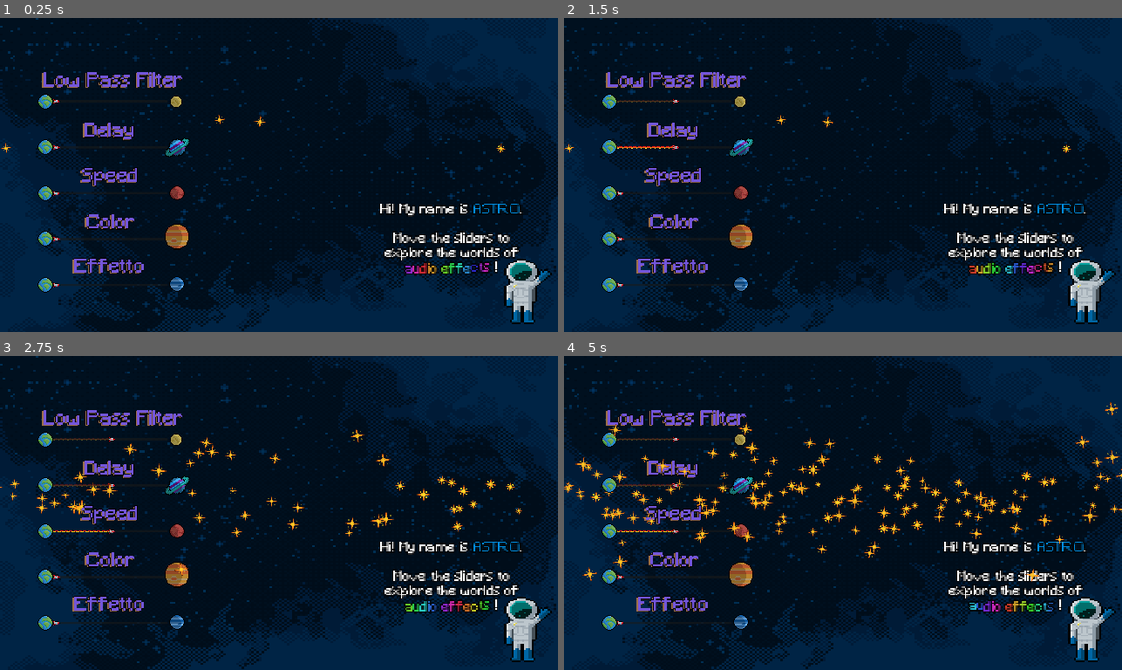
Above: before the commit, frames 1-4 (two rows, left to right).
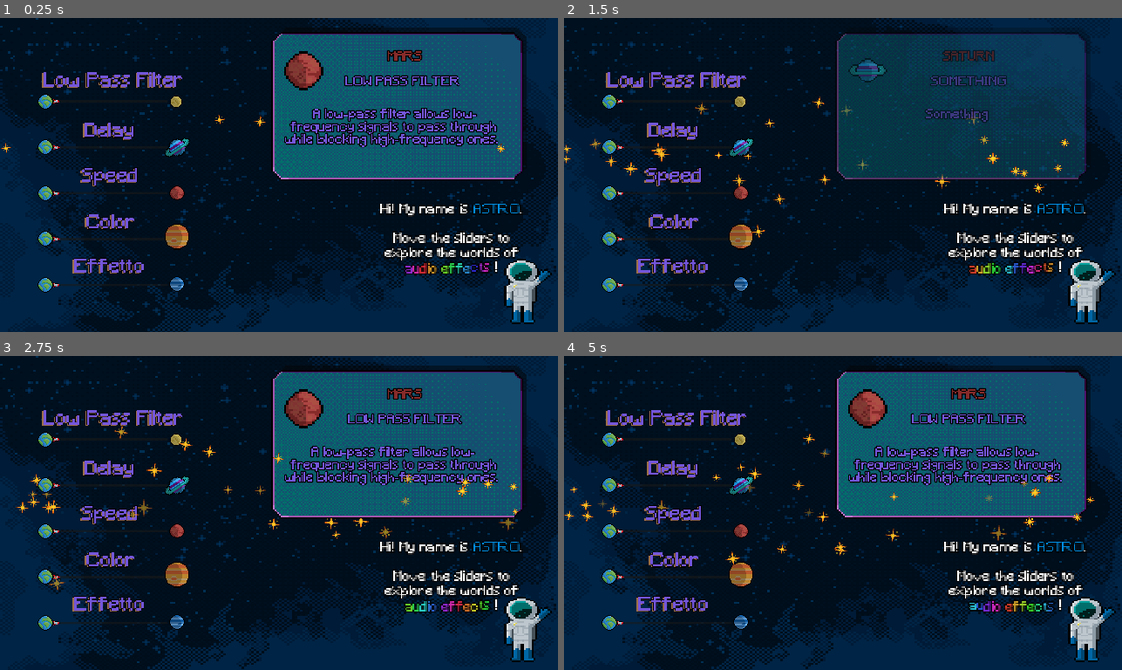
Above: after the commit, the same moments.

Repository: mengo1993/gianluandreeducationalgamejam
Game: Godot game, scene res://game.tscn
Two runs of this game, one before a commit and one after it. Both use one fixed random seed, a clock stepped at 60 frames per second and the inputs below. Sound files missing from this copy of the repository are replaced by a short silence.
Inputs (mouse positions are in pixels of both pictures, inside the frame that each line leads up to; where the layout moved, square brackets give the same spot in the first picture):
- Up to frame 1 (0.25 s): no input
- Up to frame 2 (1.5 s): click (675, 77) [675, 93] at 0.5 s; click (675, 131) [675, 137] at 1.25 s
- Up to frame 3 (2.75 s): click (111, 516) [111, 522] at 2 s
- Up to frame 4 (5 s): click (675, 415) [675, 431] at 2.75 s; click (675, 469) [675, 475] at 3.5 s; click (675, 516) [675, 522] at 4.25 s

The runs differ from the first frame. In frame 1, 21% of the frame differs, in the area x 48-95%, y 3-52%; in frame 2, 19%; in frame 3, 23%; in frame 4, 24%, in the area x 0-100%, y 3-72%.

Commit message:
i pamplets compaiono solo se stai un attimo li con il mouse

Diff:
--- a/game.tscn
+++ b/game.tscn
@@ -136,10 +136,10 @@
 [node name="Description1" type="Button" parent="Control/Container_V_ Effects/Reverb_Text" groups=["pamplets_button"]]
 self_modulate = Color(1, 1, 1, 0)
 layout_mode = 2
-offset_left = -240.0
-offset_top = 30.0
-offset_right = 256.0
-offset_bottom = 147.0
+offset_left = -234.0
+offset_top = 9.0
+offset_right = 253.0
+offset_bottom = 66.0
 
 [node name="sliderLifetime" type="HSlider" parent="Control/Container_V_ Effects"]
 custom_minimum_size = Vector2(400, 75)
@@ -184,10 +184,10 @@
 [node name="Descripiton2" type="Button" parent="Control/Container_V_ Effects/Delay_Text" groups=["pamplets_button"]]
 self_modulate = Color(1, 1, 1, 0)
 layout_mode = 0
-offset_left = -237.0
+offset_left = -216.0
 offset_top = 22.0
-offset_right = 252.0
-offset_bottom = 152.0
+offset_right = 229.0
+offset_bottom = 91.0
 
 [node name="sliderAmount" type="HSlider" parent="Control/Container_V_ Effects"]
 custom_minimum_size = Vector2(400, 75)
@@ -235,7 +235,7 @@
 offset_left = -240.0
 offset_top = 23.0
 offset_right = 259.0
-offset_bottom = 140.0
+offset_bottom = 95.0
 
 [node name="sliderSpeed" type="HSlider" parent="Control/Container_V_ Effects"]
 custom_minimum_size = Vector2(400, 75)
@@ -283,7 +283,7 @@
 offset_left = -246.0
 offset_top = 28.0
 offset_right = 268.0
-offset_bottom = 133.0
+offset_bottom = 88.0
 
 [node name="sliderColor" type="HSlider" parent="Control/Container_V_ Effects"]
 custom_minimum_size = Vector2(400, 75)
@@ -331,7 +331,7 @@
 offset_left = -237.0
 offset_top = 23.0
 offset_right = 259.0
-offset_bottom = 140.0
+offset_bottom = 86.0
 
 [node name="sliderRadialSpeed" type="HSlider" parent="Control/Container_V_ Effects"]
 custom_minimum_size = Vector2(400, 75)
--- a/pamplets.gd
+++ b/pamplets.gd
@@ -1,22 +1,38 @@
 extends Control
-const DURATION_OF_FADE : float = 0.3
 
-func _ready() -> void:
-	modulate.a = 0.0
+var _is_mouse_over: bool = false
+var _pending_focus_id: int = 0
 
-func focus(texture : Texture2D, title : String, description : String) -> void:
+const DURATION_OF_FADE : float = 0.4
+const TIME_BETWEEN_SHOWING : float = 0.2
+
+func focus(texture: Texture2D, title: String, description: String) -> void:
+	# Start tracking a unique focus attempt
+	_is_mouse_over = true
+	_pending_focus_id += 1
+	var this_focus_id = _pending_focus_id
+
+	# Wait before showing
+	await get_tree().create_timer(TIME_BETWEEN_SHOWING).timeout
+
+	# Only proceed if mouse is still over and this is the latest focus call
+	if not _is_mouse_over or this_focus_id != _pending_focus_id:
+		return
+
+	# Set content
 	$TextureRect/VBoxContainer/HBoxContainer/TextureRect.texture = texture
 	$TextureRect/VBoxContainer/HBoxContainer/RichTextLabel.text = title
 	$TextureRect/VBoxContainer/RichTextLabel2.text = description
 
+	# Fade in
 	modulate.a = 0.0
 	var tween = create_tween()
 	tween.tween_property(self, "modulate:a", 1.0, DURATION_OF_FADE)
 	tween.set_ease(Tween.EASE_OUT)
 	tween.set_trans(Tween.TRANS_QUAD)
 
-
 func fade_out() -> void:
+	_is_mouse_over = false
 
 	modulate.a = 1.0
 	var tween = create_tween()
